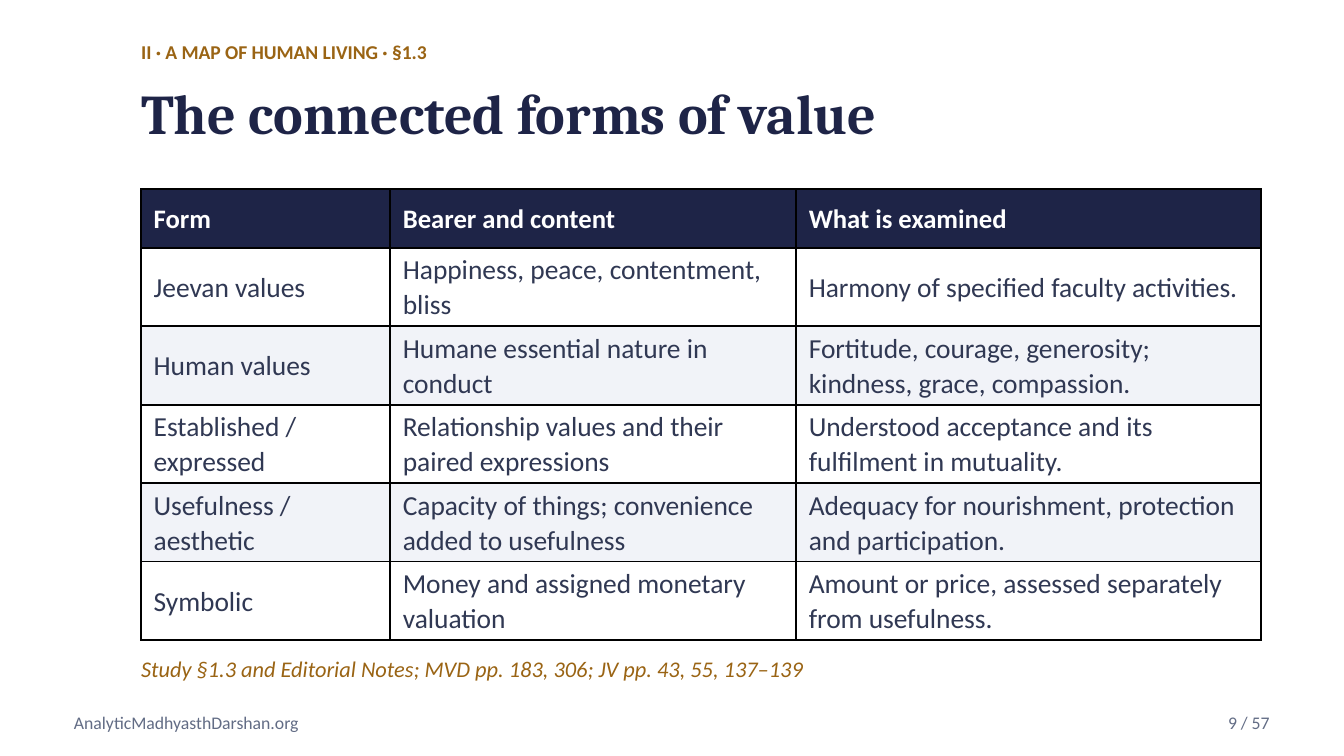
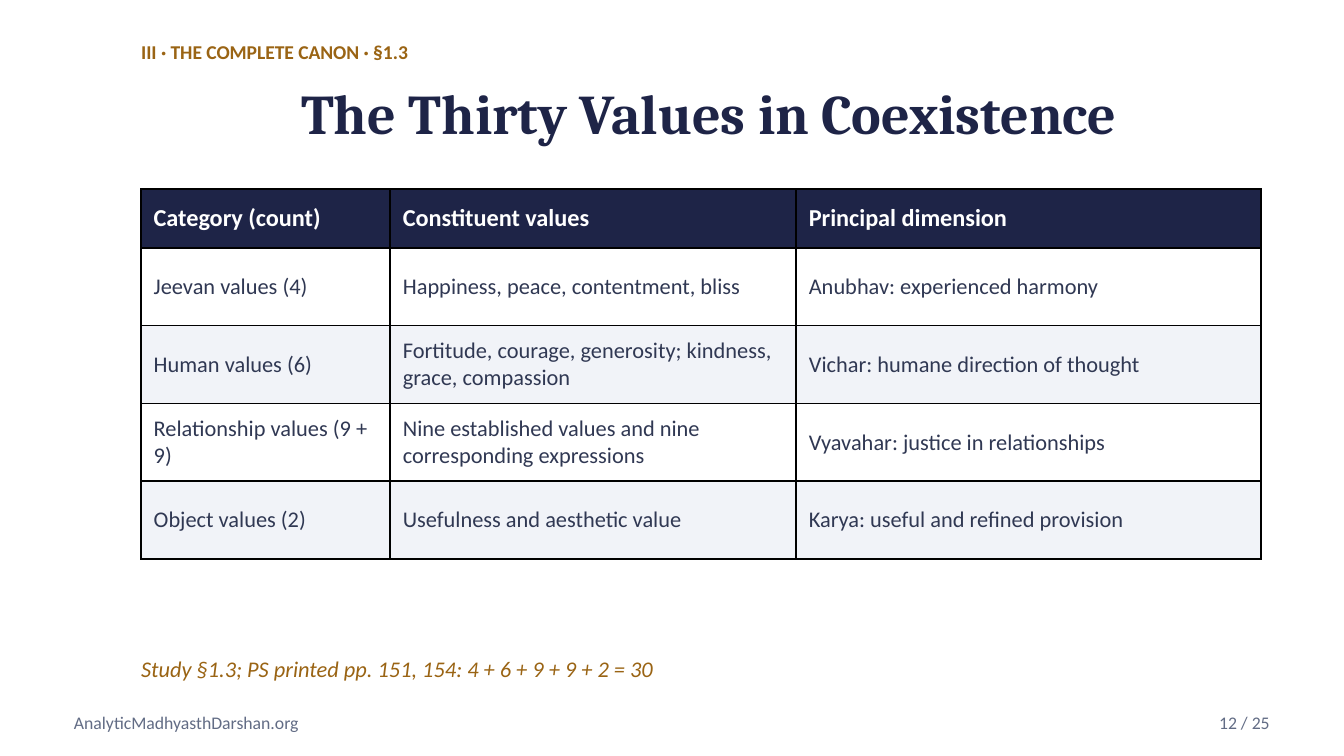
Before and after one commit to raghavamohan/AnalyticMadhyasthDarshan, a slide deck: slide 12 of Studies/Axiology-Value-Theory/Axiology-Value-Theory-Madhyasth-Darshan.pptx (slide 9 before the commit). Drawn at 1344x756 pixels with LibreOffice and Linux fonts; fonts in the diff are those of the drawing. Boxes give left, top, right and bottom in pixels: in the first picture for what was removed or moved away, otherwise in the second. Text is boxed around its words. In the diff, an @@ line names an element or a change of style, - is before the commit and + after.

```diff
--- a/Studies/Axiology-Value-Theory/Axiology-Value-Theory-Madhyasth-Darshan.pptx
+++ b/Studies/Axiology-Value-Theory/Axiology-Value-Theory-Madhyasth-Darshan.pptx
@@ text at [141,45,408,60]: text changed @@
-II · A MAP OF HUMAN LIVING · §1.3
+III · THE COMPLETE CANON · §1.3
@@ text at [301,95,1116,147]: text changed @@
-The connected forms of value
+The Thirty Values in Coexistence
@@ table at [141,190,1261,637] @@
-row 1: Form | Bearer and content | What is examined
-row 2: Jeevan values | Happiness, peace, contentment, bliss | Harmony of specified faculty activities.
-row 3: Human values | Humane essential nature in conduct | Fortitude, courage, generosity; kindness, grace, compassion.
-row 4: Established / expressed | Relationship values and their paired expressions | Understood acceptance and its fulfilment in mutuality.
-row 5: Usefulness / aesthetic | Capacity of things; convenience added to usefulness | Adequacy for nourishment, protection and participation.
-row 6: Symbolic | Money and assigned monetary valuation | Amount or price, assessed separately from usefulness.
+row 1: Category (count) | Constituent values | Principal dimension
+row 2: Jeevan values (4) | Happiness, peace, contentment, bliss | Anubhav: experienced harmony
+row 3: Human values (6) | Fortitude, courage, generosity; kindness, grace, compassion | Vichar: humane direction of thought
+row 4: Relationship values (9 + 9) | Nine established values and nine corresponding expressions | Vyavahar: justice in relationships
+row 5: Object values (2) | Usefulness and aesthetic value | Karya: useful and refined provision
@@ text at [141,661,653,681]: text changed @@
-Study §1.3 and Editorial Notes; MVD pp. 183, 306; JV pp. 43, 55, 137–139
+Study §1.3; PS printed pp. 151, 154: 4 + 6 + 9 + 9 + 2 = 30
@@ text at [1219,717,1270,729]: text changed @@
-9 / 57
+12 / 25
```
Also in this commit, not shown: 19 other slides changed, 5 slides added, 37 slides removed, 1 other file.
